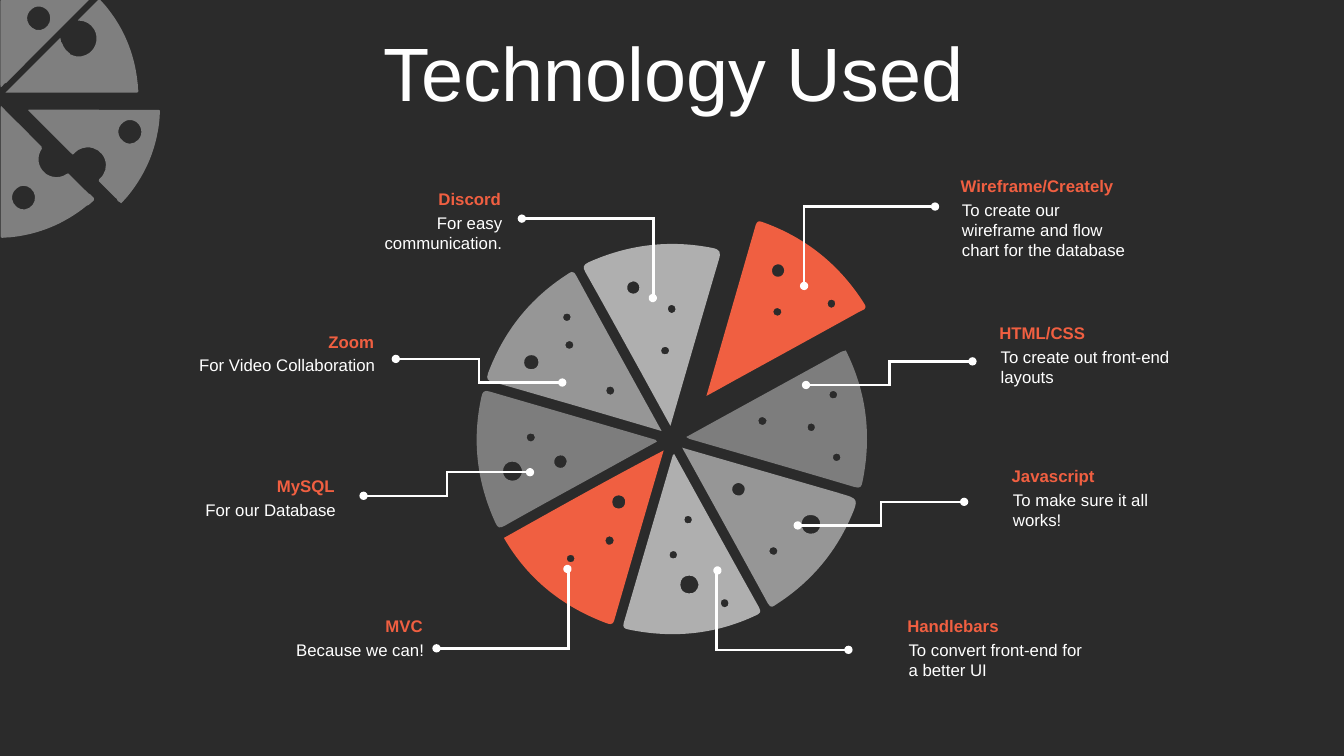
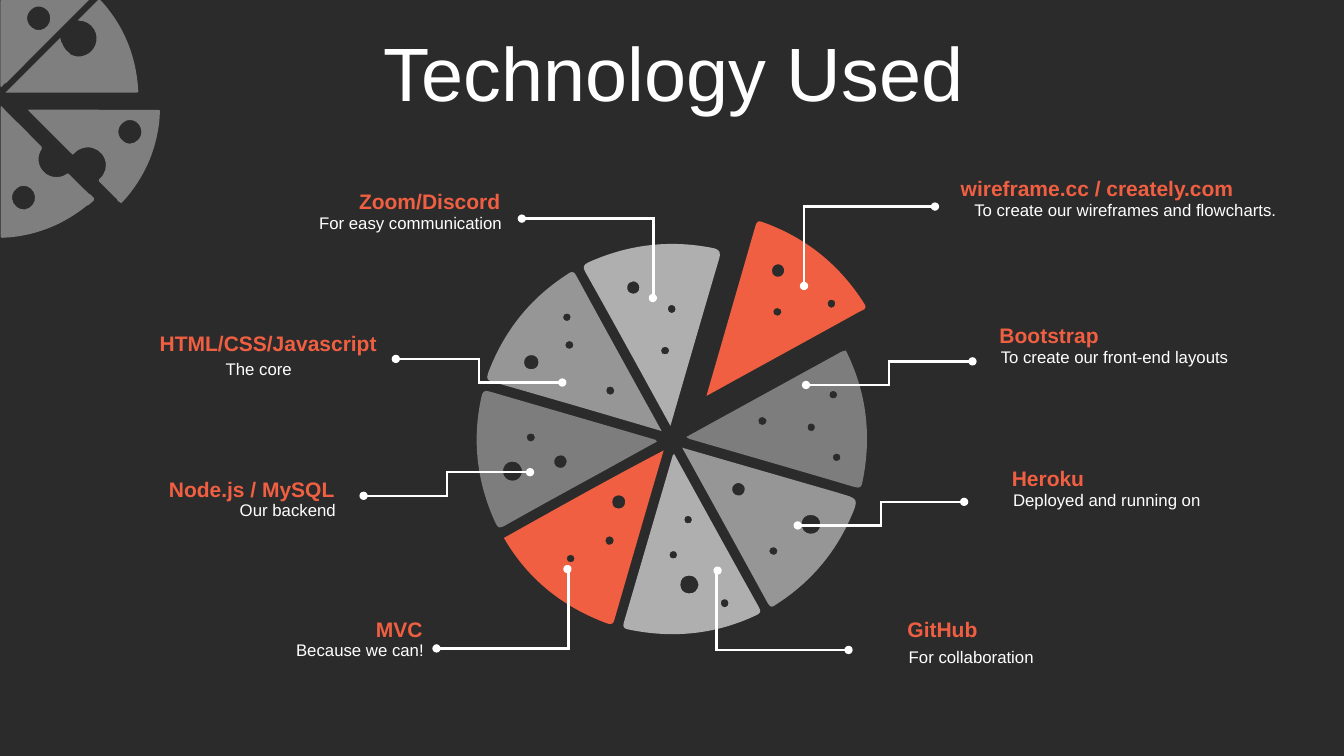
Before and after one commit to wesycool/Dice-Pizzaria, a slide deck: slide 7 of Dice-Pizzeria.pptx. Drawn at 1344x756 pixels with LibreOffice and Linux fonts; fonts in the diff are those of the drawing; background and template pictures are left out; a plain dark background stands for a picture behind light text. Boxes give left, top, right and bottom in pixels: in the first picture for what was removed or moved away, otherwise in the second. Text is boxed around its words. In the diff, an @@ line names an element or a change of style, - is before the commit and + after.

Commit message:
Updated ppt

```diff
--- a/Dice-Pizzeria.pptx
+++ b/Dice-Pizzeria.pptx
@@ text at [359, 193, 500, 210]: text changed; size 12 to 15 pt @@
-Discord
+Zoom/Discord
@@ text at [961, 180, 1233, 201]: text changed; size 12 to 15 pt @@
-Wireframe/Creately
+wireframe.cc / creately.com
@@ text at [974, 204, 1276, 216]: text changed @@
-To create our wireframe and flow chart for the database
+To create our wireframes and flowcharts.
@@ text at [319, 217, 502, 233]: text changed @@
-For easy communication.
+For easy communication
@@ text added at [999, 328, 1098, 347], 15 pt, text #F05F41, bold @@
+Bootstrap
@@ text at [160, 335, 377, 355]: text changed; size 12 to 15 pt @@
-HTML/CSS
+HTML/CSS/Javascript
@@ text removed at [328, 336, 374, 348] @@
-Zoom
@@ text at [1001, 351, 1228, 367]: text changed @@
-To create out front-end layouts
+To create our front-end layouts
@@ text added at [226, 363, 292, 375], 12 pt, text #FFFFFF @@
+The core
@@ text at [1012, 470, 1084, 486]: text changed; size 12 to 15 pt @@
-Javascript
+Heroku
@@ text at [169, 481, 334, 501]: text changed; size 12 to 15 pt @@
-MySQL
+Node.js / MySQL
@@ text at [240, 504, 335, 516]: text changed @@
-For our Database
+Our backend
@@ text removed at [1013, 494, 1148, 526] @@
-To make sure it all works!
@@ text added at [1013, 494, 1201, 510], 12 pt, text #FFFFFF @@
+Deployed and running on
@@ text "MVC" at [376, 622, 423, 637]: size 12 to 15 pt @@
@@ text at [907, 621, 977, 637]: text changed; size 12 to 15 pt @@
-Handlebars
+GitHub
@@ text at [909, 651, 1034, 663]: text changed @@
-For Video Collaboration
+For collaboration
@@ text removed at [909, 644, 1082, 676] @@
-To convert front-end for a better UI
```
Also in this commit, not shown: 5 other slides changed, 5 slides added, 2 slides removed.
